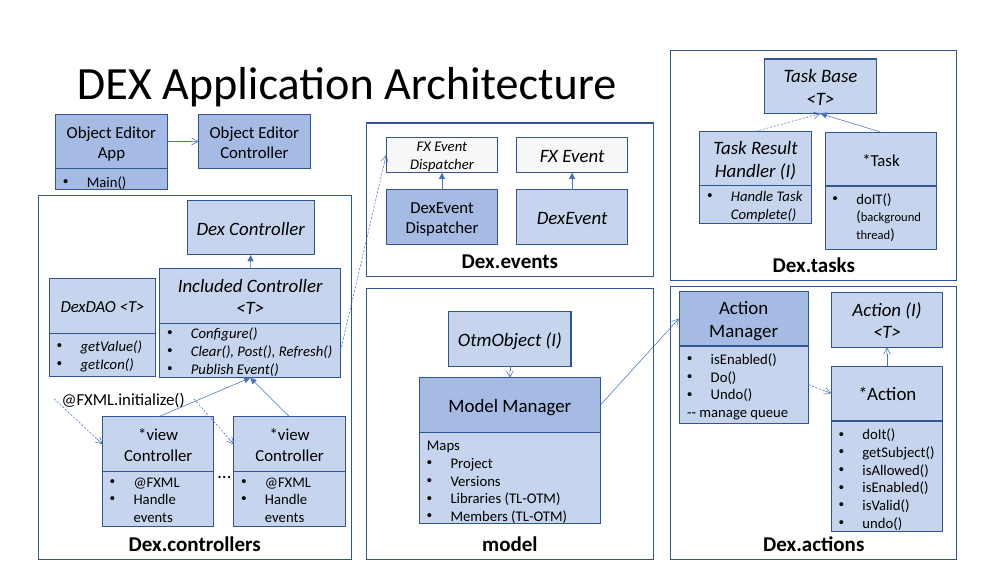
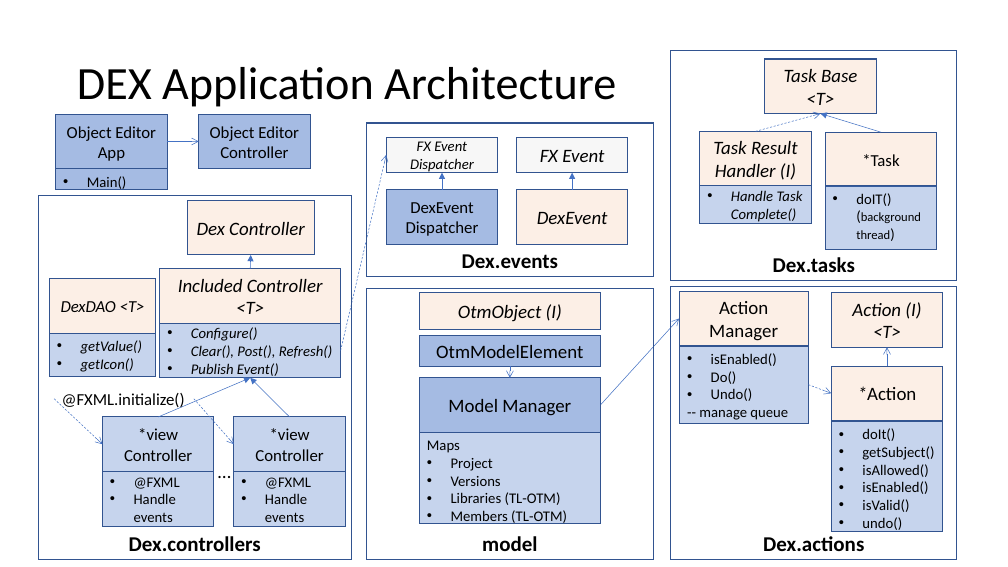
Before and after one commit to OpenTravel/OTM-DE-Utilities, a slide deck: slide 4 of otm-dex/OTM-DEX Architecture.pptx. Drawn at 1008x567 pixels with LibreOffice and Linux fonts; fonts in the diff are those of the drawing. Boxes give left, top, right and bottom in pixels: in the first picture for what was removed or moved away, otherwise in the second. Text is boxed around its words. In the diff, an @@ line names an element or a change of style, - is before the commit and + after.

```diff
--- a/otm-dex/OTM-DEX Architecture.pptx
+++ b/otm-dex/OTM-DEX Architecture.pptx
@@ fill #4472C4 at 30% opacity to #F8CBAD at 30% opacity in 10 elements at [160,268,340,323], [765,59,876,113], [516,190,628,244], [832,293,943,347], [188,200,315,255], [832,366,943,420], [700,132,811,186], [826,132,937,187], [49,278,155,333], [420,293,600,330] @@
@@ rectangle "OtmObject (I)": place and size @@
-rectangle "OtmObject (I)" at [449,312,572,366]
+rectangle "OtmObject (I)" at [420,293,600,330]
@@ rectangle "Action Manager" at [679,291,808,346]: fill #8FAADC at 80% opacity to #F8CBAD at 30% opacity @@
@@ rectangle added at [420,336,600,366], fill #8FAADC at 80% opacity, outline #325491 1 pt, 18 pt, text #000000 @@
+OtmModelElement
```
Also in this commit, not shown: 8 other slides changed, 12 slides added, 11 other files.
